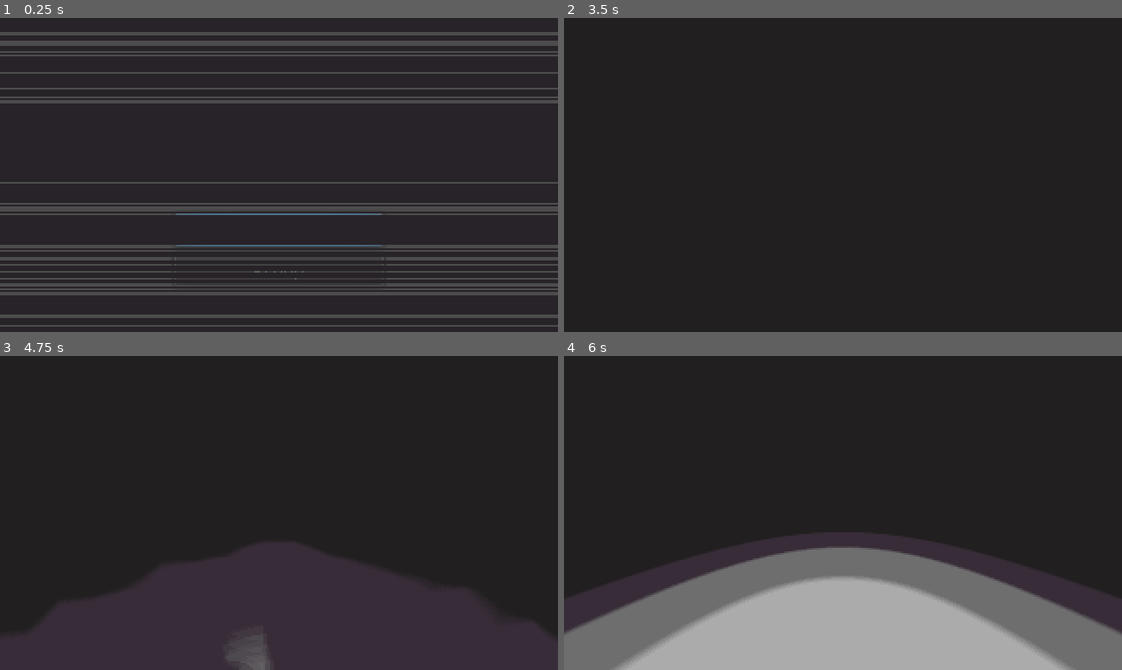
Above: before the commit, frames 1-4 (two rows, left to right).
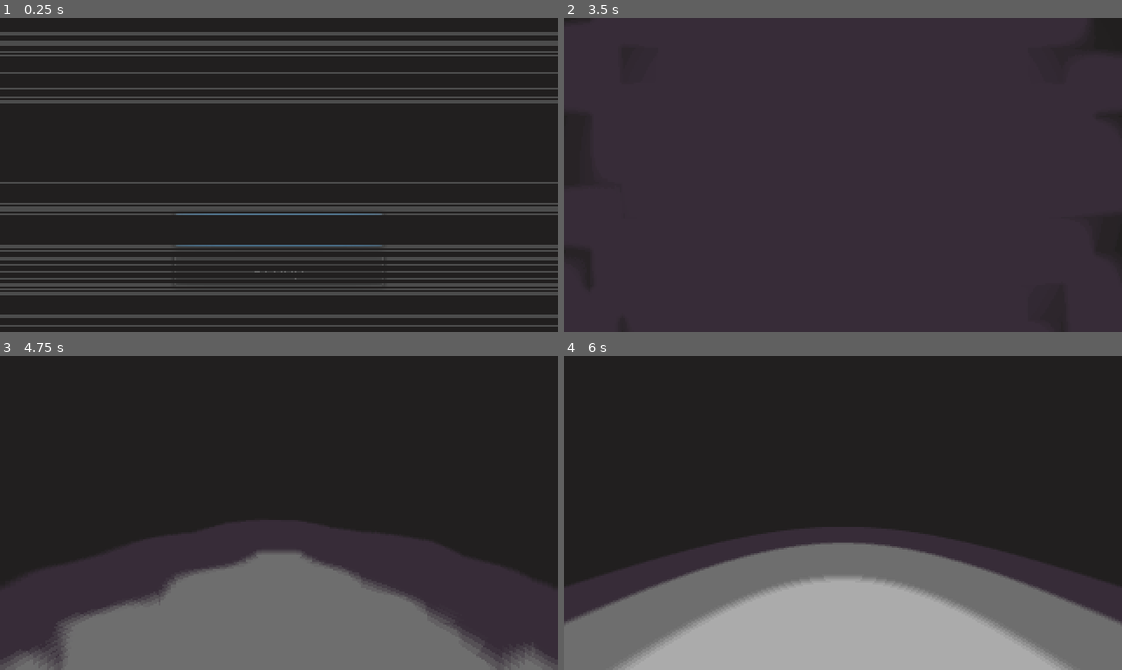
Above: after the commit, the same moments.

Repository: Kapendev/monologos
Game: Godot game, scene res://src/Main.tscn
Same seed, same stepped clock (60 frames per second), same inputs: the game is played once before the commit and once after it.
Inputs:
- Up to frame 1 (0.25 s): no input
- Up to frame 2 (3.5 s): click "Play" at 2 s
- Up to frame 3 (4.75 s): no input
- Up to frame 4 (6 s): no input

The runs differ from the first frame. In frame 2, 92% of the frame differs, in the area x 0-100%, y 0-100%; in frame 3, 31%; in frame 4, 4.2%.

Commit message:
added more art

Diff:
--- a/game_env.tres
+++ b/game_env.tres
@@ -9,6 +9,5 @@
 fog_depth_begin = 0.0
 fog_depth_end = 10.0
 adjustment_enabled = true
-adjustment_brightness = 0.92
-adjustment_contrast = 1.99
-adjustment_saturation = 0.01
+adjustment_brightness = 1.33
+adjustment_contrast = 1.5
--- a/project.godot
+++ b/project.godot
@@ -36,8 +36,8 @@
 
 window/size/width=320
 window/size/height=180
-window/size/test_width=1280
-window/size/test_height=720
+window/size/test_width=640
+window/size/test_height=360
 window/stretch/mode="viewport"
 window/stretch/aspect="expand"
 
--- a/src/Lib.gd
+++ b/src/Lib.gd
@@ -2,10 +2,10 @@
 
 const SPRITES_PATH = "res://assets/sprites/{}.png"
 const SPLIT_PAT = "|"
-const C1 := Color("#282328")
-const C2 := Color("#545c7e")
-const C3 := Color("#c56981")
-const C4 := Color("#a3a29a")
+const C1 := Color("#211f1f")
+const C2 := Color("#372c38")
+const C3 := Color("#6e6e6e")
+const C4 := Color("#ababab")
 
 enum ActorType {
 	NONE, WALL, FRIEND, ENEMY
--- a/src/gameplay/GameMap.gd
+++ b/src/gameplay/GameMap.gd
@@ -1,6 +1,6 @@
 extends Spatial
 
-const MOVE_VALUE := Vector3(0.0, 0.0, -1.1)
+const MOVE_VALUE := Vector3(0.0, 0.0, -0.815)
 const SPIN_VALUE := Vector3(0.0, PI / 2.0, 0.0)
 
 var move_time := 0.3
@@ -9,12 +9,11 @@
 onready var tween: Tween = $Tween
 onready var camera: Camera = $Camera
 onready var noise: Sprite3D = $Camera/Noise
-onready var target: Sprite3D = $Camera/Target
+onready var target: TextureRect = $Camera/Target
 onready var camera_start_translation: Vector3 = camera.translation
 
 func _ready() -> void:
 	tween.connect("tween_all_completed", self, "on_tween_all_completed")
-	noise.show()
 
 func is_active() -> bool:
 	return tween.is_active()
@@ -44,9 +43,9 @@
 
 func tweeen(prop: String, value: Vector3, time: float) -> void:
 	tween.interpolate_property(
-		target, "translation",
-		target.translation.normalized() * 10.0, target.translation,
-		move_time, Tween.TRANS_SINE
+		target, "modulate",
+		Color(0, 0, 0, 0), target.modulate,
+		move_time / 2.0, Tween.TRANS_SINE
 	)
 	tween.interpolate_property(
 		camera, prop,
--- a/src/gameplay/GameMap.tscn
+++ b/src/gameplay/GameMap.tscn
@@ -5,13 +5,6 @@
 [ext_resource path="res://game_env.tres" type="Environment" id=3]
 [ext_resource path="res://src/gameplay/GameMap.gd" type="Script" id=4]
 [ext_resource path="res://assets/sprites/noise.png" type="Texture" id=5]
-
-[sub_resource type="PlaneMesh" id=1]
-size = Vector2( 33, 33 )
-
-[sub_resource type="SpatialMaterial" id=2]
-albedo_texture = ExtResource( 1 )
-uv1_scale = Vector3( 30, 30, 30 )
 
 [sub_resource type="Shader" id=4]
 code = "// Made by Fernando Brandt
@@ -39,8 +32,21 @@
 shader_param/flip = null
 shader_param/gradient = ExtResource( 2 )
 
+[sub_resource type="PlaneMesh" id=1]
+size = Vector2( 33, 33 )
+
+[sub_resource type="SpatialMaterial" id=2]
+albedo_texture = ExtResource( 1 )
+uv1_scale = Vector3( 40, 40, 40 )
+
 [node name="GameMap" type="Spatial"]
 script = ExtResource( 4 )
+
+[node name="ColorRect" type="ColorRect" parent="."]
+material = SubResource( 5 )
+anchor_right = 1.0
+anchor_bottom = 1.0
+mouse_filter = 2
 
 [node name="Ground" type="MeshInstance" parent="."]
 mesh = SubResource( 1 )
@@ -51,26 +57,27 @@
 fov = 90.0
 far = 50.0
 
-[node name="Target" type="Sprite3D" parent="Camera"]
-transform = Transform( 1, 0, 0, 0, 1, 0, 0, 0, 1, 0, 0.2, -1.7 )
-pixel_size = 0.05
-billboard = 1
-shaded = true
-double_sided = false
-
 [node name="Noise" type="Sprite3D" parent="Camera"]
 transform = Transform( 1, 0, 0, 0, 0.965926, -0.258819, 0, 0.258819, 0.965926, 0, 0.310583, -1.15911 )
-visible = false
 modulate = Color( 0.352941, 0.352941, 0.352941, 1 )
 pixel_size = 0.25
 billboard = 1
 shaded = true
 texture = ExtResource( 5 )
 
-[node name="ColorRect" type="ColorRect" parent="."]
-material = SubResource( 5 )
-anchor_right = 1.0
-anchor_bottom = 1.0
+[node name="Target" type="TextureRect" parent="Camera"]
+anchor_left = 0.5
+anchor_top = 0.5
+anchor_right = 0.5
+anchor_bottom = 0.5
+margin_left = -160.0
+margin_top = -90.0
+margin_right = 160.0
+margin_bottom = 90.0
+rect_scale = Vector2( 2, 2 )
+rect_pivot_offset = Vector2( 160, 90 )
+mouse_filter = 2
+stretch_mode = 4
 
 [node name="Tween" type="Tween" parent="."]
 
--- a/src/ui/UiCounter.gd
+++ b/src/ui/UiCounter.gd
@@ -13,6 +13,7 @@
 
 func _ready() -> void:
 	tween.connect("tween_all_completed", self, "on_tween_all_completed")
+	modulate = Lib.C4
 
 func add() -> void:
 	count += 1
--- a/src/ui/UiCounter.tscn
+++ b/src/ui/UiCounter.tscn
@@ -9,7 +9,6 @@
 script = ExtResource( 1 )
 
 [node name="Label" type="Label" parent="."]
-modulate = Color( 0.772549, 0.411765, 0.505882, 1 )
 anchor_left = 0.5
 anchor_right = 0.5
 margin_left = -44.5
--- a/src/ui/UiMap.gd
+++ b/src/ui/UiMap.gd
@@ -4,7 +4,7 @@
 const ACTOR_SIZE := 4
 const MAP_OFFSET := 200
 
-var grid: Lib.Grid = null
+var grid: Lib.Grid
 var blacks := [] # Vector2
 
 onready var tween: Tween = $Tween
Binary file changed: assets/sprites/floor1.png
Binary file changed: assets/sprites/mon1.png
Binary file changed: assets/sprites/mon2.png
